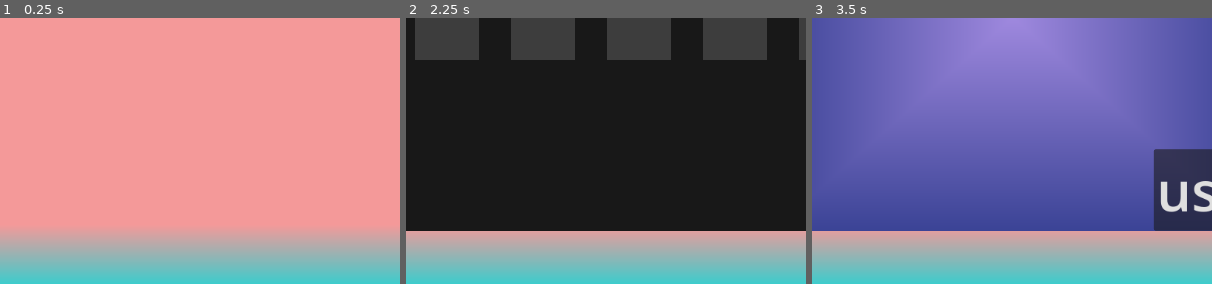
Above: before the commit, frames 1-3 (left to right).
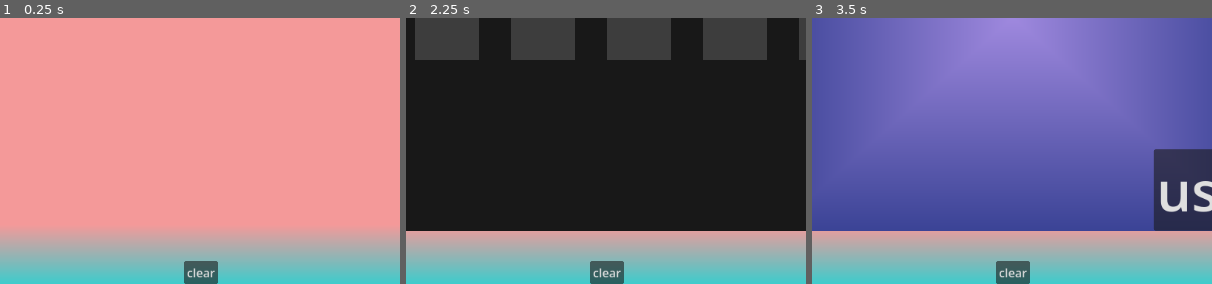
Above: after the commit, the same moments.

Repository: smkillerz777-star/Magia-Infinita
Game: Godot game, scene res://main_game.tscn
Same seed, same stepped clock (60 frames per second), same inputs: the game is played once before the commit and once after it. The engine's default icon, where the game draws it, is replaced by a stand-in: a white triangle on a blue panel in a dark square.
Inputs (mouse positions are % of the whole screen's width and height, from its top left):
- Up to frame 1 (0.25 s): no input
- Up to frame 2 (2.25 s): click "submit" at 0.5 s; click (50, 98) at 1.25 s, where only the run after the commit has a clickable "clear"; click "inventory" at 2 s
- Up to frame 3 (3.5 s): click (18, 20) at 2.75 s
The pictures show only the part of the screen within x 25-75%, y 50-100%; the shares and areas given below are measured in that part.

The runs differ from the first frame. In frame 1, 0.7% of the frame differs, in the area x 46-55%, y 91-100%; in frame 2, 0.7%; in frame 3, 0.7%.

Commit message:
added clear button and cleaned the code that was used for testing

Diff:
--- a/magia-infinita/main_game.gd
+++ b/magia-infinita/main_game.gd
@@ -287,4 +287,9 @@
 		draw_template(result["template"])
 	else:
 		print("nothing matched")
-	#draw_template(templates[10])
+
+
+func _on_clear_pressed() -> void:
+	for line in $lines.get_children():
+		line.queue_free()
+	i = 0
--- a/magia-infinita/main_game.tscn
+++ b/magia-infinita/main_game.tscn
@@ -66,5 +66,20 @@
 grow_vertical = 0
 text = "submit"
 
+[node name="clear" type="Button" parent="." unique_id=491073245]
+layout_mode = 1
+anchors_preset = 7
+anchor_left = 0.5
+anchor_top = 1.0
+anchor_right = 0.5
+anchor_bottom = 1.0
+offset_left = -23.0
+offset_top = -31.0
+offset_right = 23.0
+grow_horizontal = 2
+grow_vertical = 0
+text = "clear"
+
 [connection signal="pressed" from="inventory" to="." method="_on_inventory_pressed"]
 [connection signal="pressed" from="submit" to="." method="_on_submit_pressed"]
+[connection signal="pressed" from="clear" to="." method="_on_clear_pressed"]
--- a/magia-infinita/recognizer.gd
+++ b/magia-infinita/recognizer.gd
@@ -37,9 +37,7 @@
 	var d = 0.0
 	for i in range(1,points.size()):
 		if(points[i-1].stroke_id==points[i].stroke_id):
-			print(points[i-1].distance_to(points[i]))
 			d += points[i-1].distance_to(points[i])
-	print(d)
 	return d
 
 static func resample(points : Array[Point],n):
@@ -72,14 +70,6 @@
 			else:
 				dis += d
 		i+=1
-	for point in new_points:
-		print("info:")
-		print(point.x)
-		print(point.y)
-	if(new_points.size()!=n):
-		print("error size:",new_points.size())
-	else:
-		print("size is good")
 	new_points.resize(n)
 	new_points[n-1] = Point.new(points[points.size()-1].x,points[points.size()-1].y,points[points.size()-1].stroke_id)
 	return new_points
@@ -125,18 +115,14 @@
 	return minimum
 
 static func p_recognizer(points : Array[Point],templates):
-	var n = 32
+	var n = 64
 	var normalized_points = normalize(points,n)
 	var score = INF
 	var result = 0
-	var i = 0
-	var angle = 0
 	for template in templates:
 		var normalized_template = normalize(template,n)
 		var d = greedy_cloud_match(normalized_points,normalized_template,n)
 		if(score>d):
 			score = d
 			result = template
-			angle = i
-		i+=5
-	return {"template": result,"prob" : max(0.0,1.0-score/(0.2*32))}
+	return {"template": result,"prob" : max(0.0,1.0-score/(0.2*n))}
